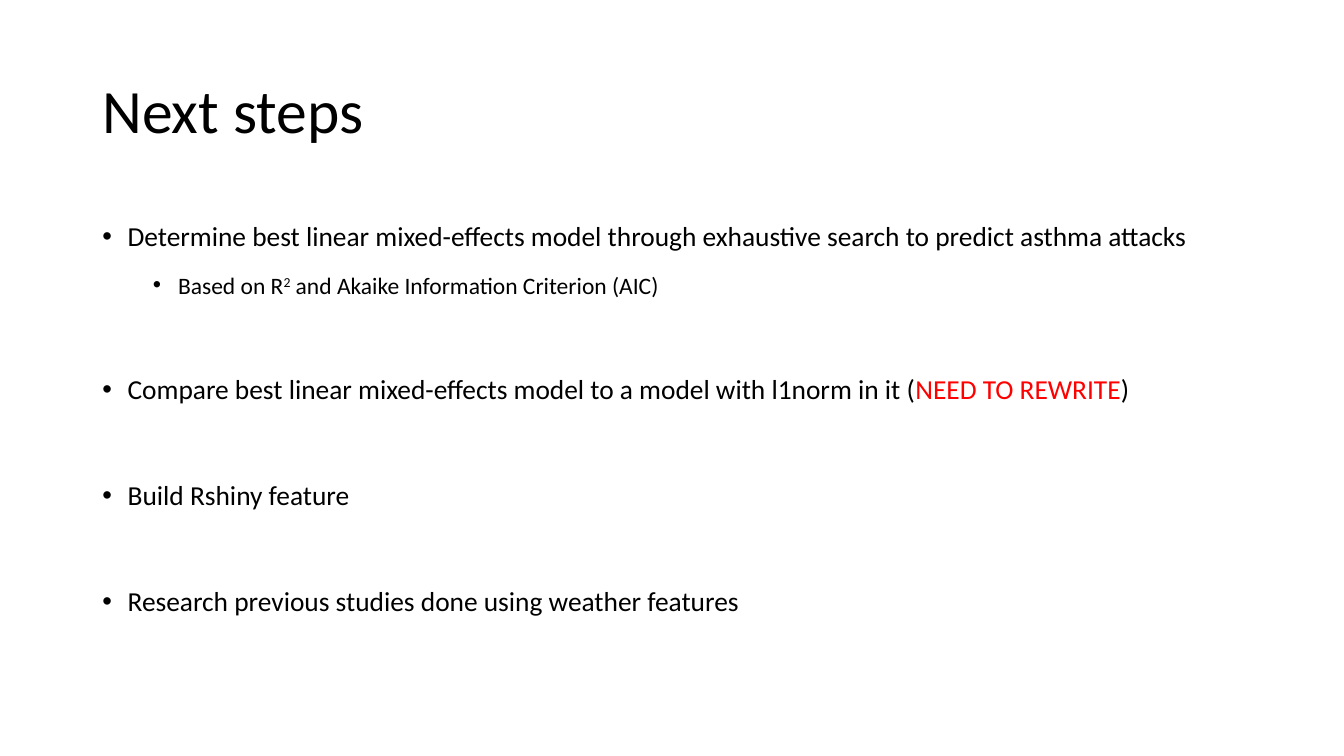
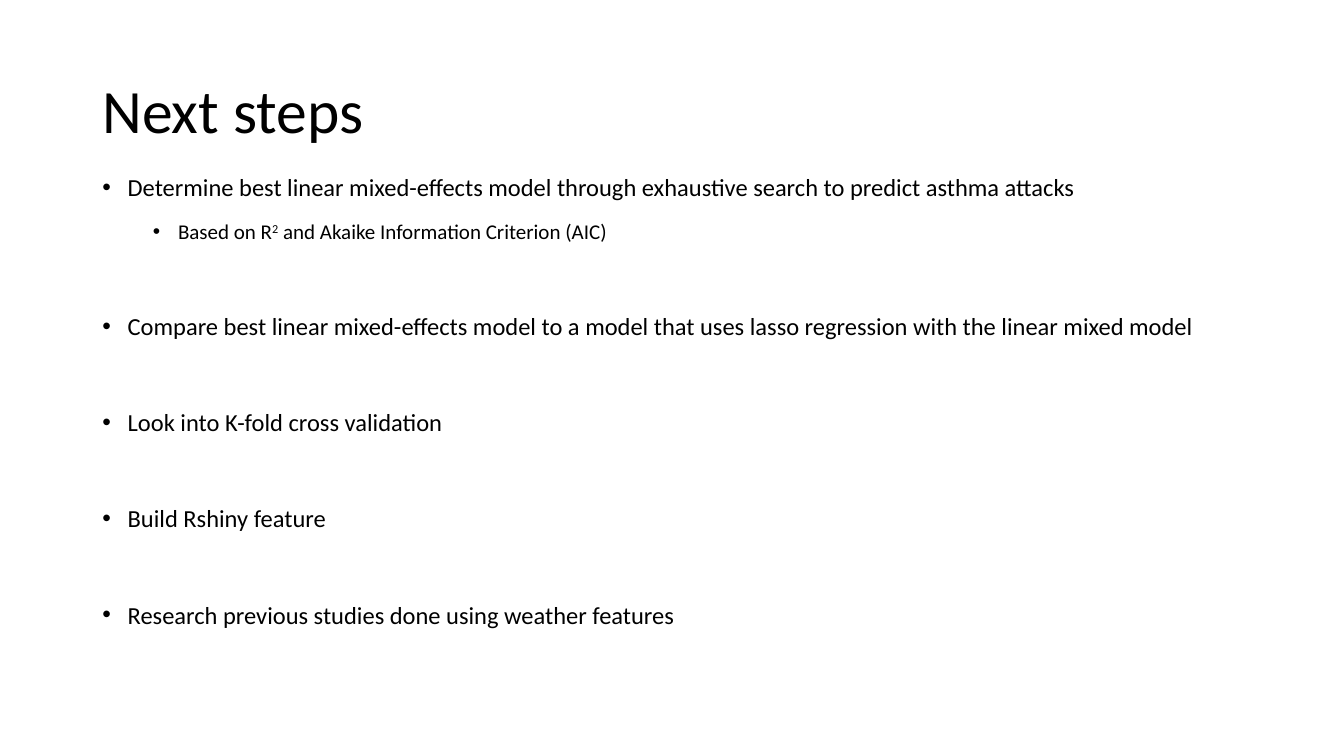
Before and after one commit to donaldsonm731/Asthma_Prediction, a slide deck: slide 15 of Mid_Semester_Pres.pptx. Drawn at 1344x756 pixels with LibreOffice and Linux fonts; fonts in the diff are those of the drawing. Boxes give left, top, right and bottom in pixels: in the first picture for what was removed or moved away, otherwise in the second. Text is boxed around its words. In the diff, an @@ line names an element or a change of style, - is before the commit and + after.

```diff
--- a/Mid_Semester_Pres.pptx
+++ b/Mid_Semester_Pres.pptx
@@ text "Determine best linear mixed-effects model ...": place and size @@
-text "Determine best linear mixed-effects model ..." at <box>128,227,1185,616</box>
+text "Determine best linear mixed-effects model ..." at <box>128,179,1192,629</box>
@@ text at <box>128,179,1074,629</box>: size 19.6 to 17.5 pt in "Determine best linear mixed-effects model through exhaustive ...", "Build Rshiny feature", "Research previous studies done using weather features"; size 16.8 to 15 pt in "Based on R2 and Akaike Information Criterion ..." @@
@@ text at <box>128,318,1192,431</box>: text changed; size 19.6 to 17.5 pt @@
-• Compare best linear mixed-effects model to a model with l1norm in it (NEED TO REWRITE)
+• Compare best linear mixed-effects model to a model that uses lasso regression with the linear mixed model
+• Look into K-fold cross validation
```
Also in this commit, not shown: 4 other slides changed, 2 other files.
